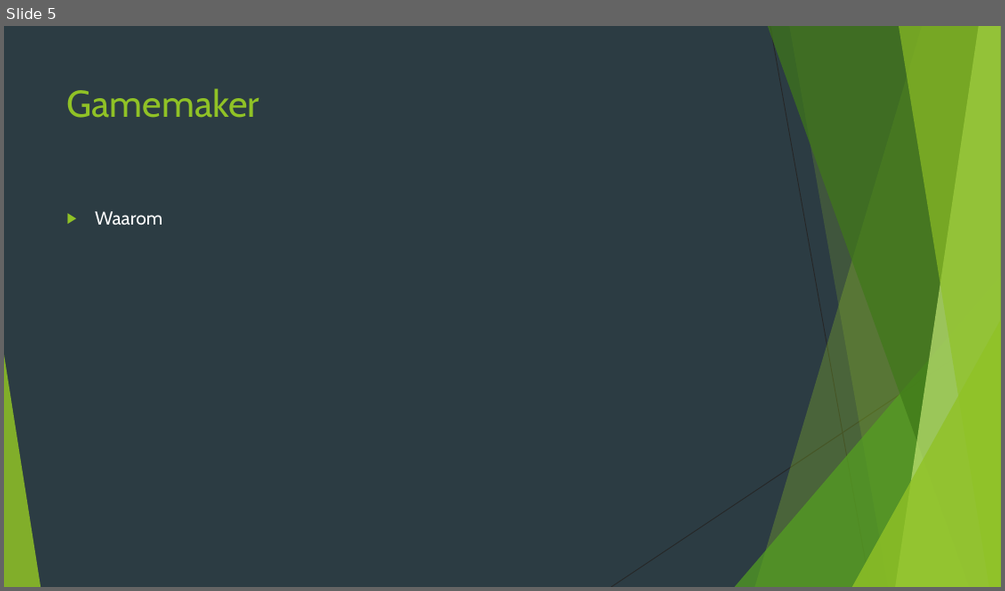
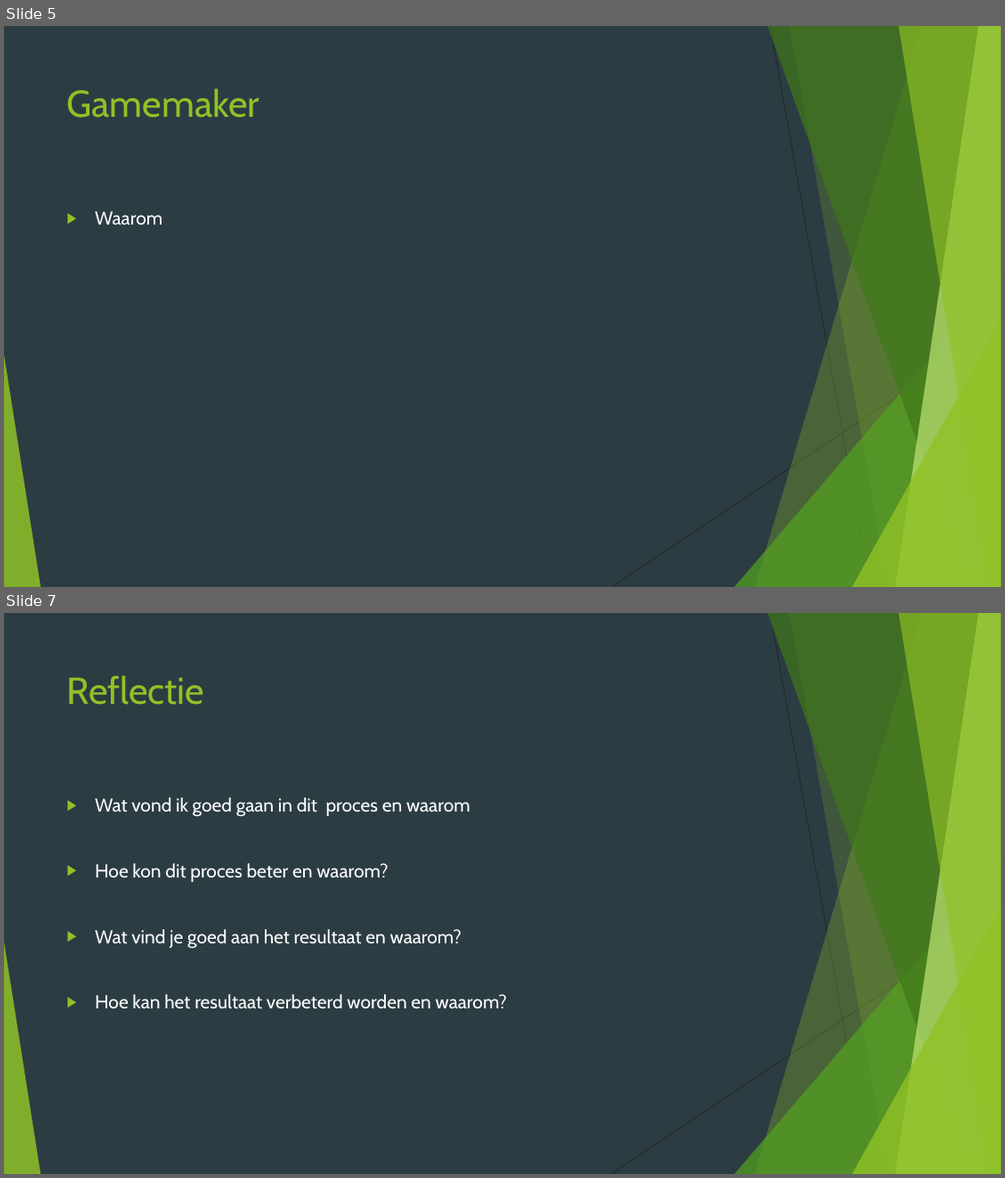
Before and after one commit to boydsmit/Extra-opdracht, a slide deck: Documentation/Expending space herkansing.pptx. Shown one above the other, each under a label of ours: slide 5 before the commit, slides 5 and 7 after it; the slides between them are not shown. The pictures are 1005x591 and 1005x1178 pixels, drawn with LibreOffice and Linux fonts; fonts in the diff are those of the drawing. Boxes give left, top, right and bottom in pixels: in the first picture for what was removed or moved away, otherwise in the second. Text is boxed around its words. In the diff, an @@ line names an element or a change of style, - is before the commit and + after.

Commit message:
updated powerpoint

```diff
--- a/Documentation/Expending space herkansing.pptx
+++ b/Documentation/Expending space herkansing.pptx
@@ slide 7 added at (x1=4, y1=613, x2=1001, y2=1174), background #2C3C43; not listed: 10 template elements that a slide beside it also shows @@
@@ title added at (x1=67, y1=675, x2=205, y2=705), 36 pt, text #90C226 @@
+Reflectie
@@ text added at (x1=95, y1=797, x2=507, y2=1009), 18 pt, text #FFFFFF @@
+▶ Wat vond ik goed gaan in dit proces en waarom
+▶ Hoe kon dit proces beter en waarom?
+▶ Wat vind je goed aan het resultaat en waarom?
+▶ Hoe kan het resultaat verbeterd worden en waarom?
```
Also in this commit, not shown: 2 other slides added.
